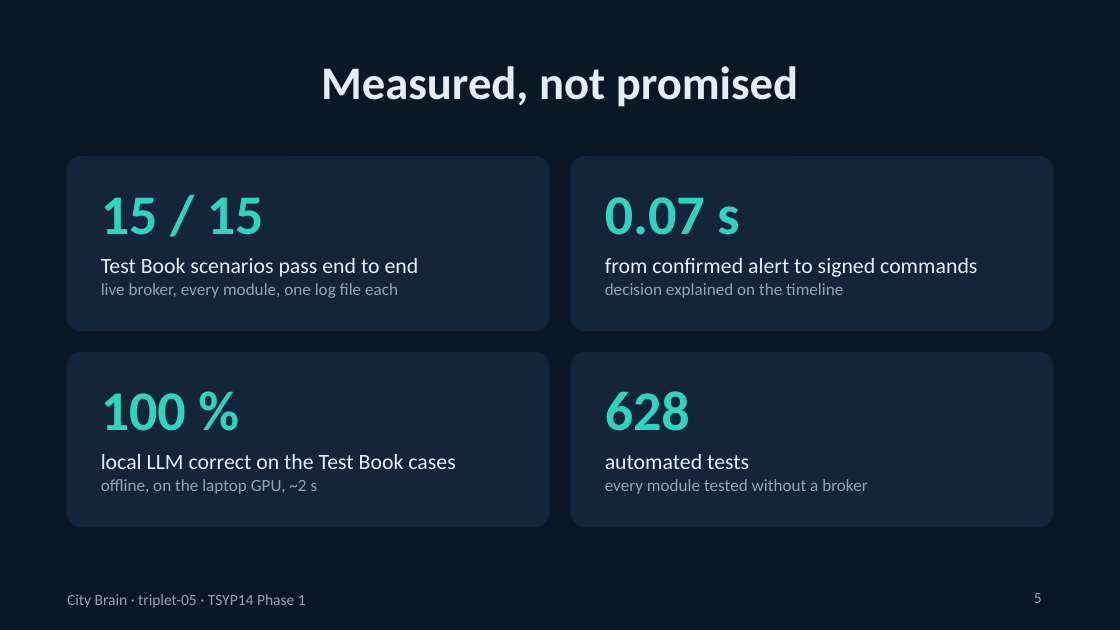
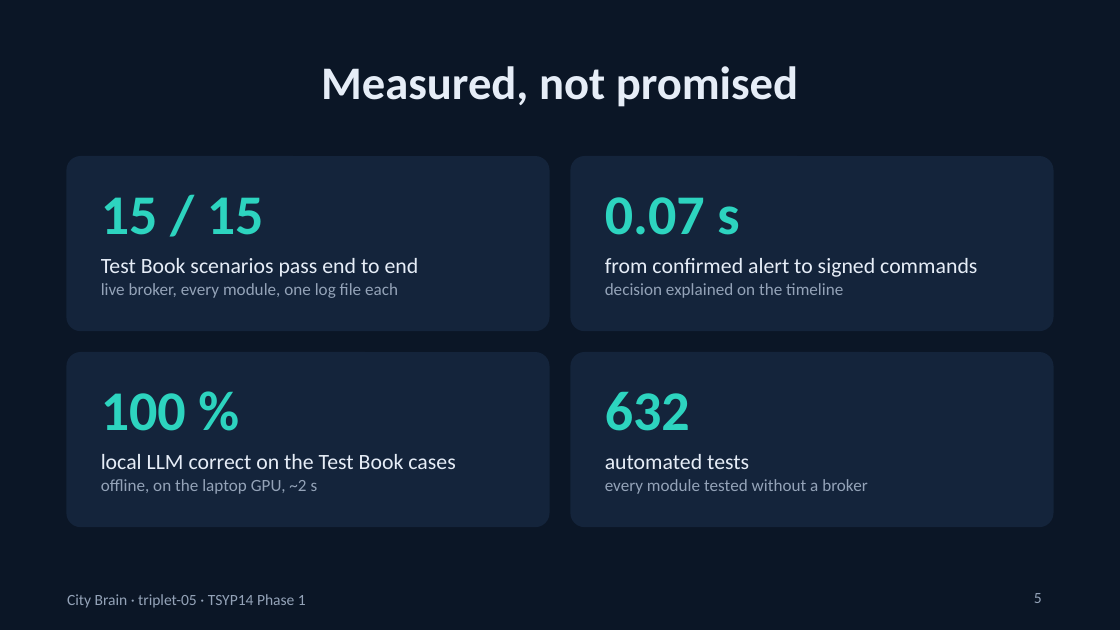
Before and after one commit to Omar-Brika/city-brain-convergence, a slide deck: slide 5 of docs/pitch/pitch.pptx. Drawn at 1120x630 pixels with LibreOffice and Linux fonts; fonts in the diff are those of the drawing. Boxes give left, top, right and bottom in pixels: in the first picture for what was removed or moved away, otherwise in the second. Text is boxed around its words. In the diff, an @@ line names an element or a change of style, - is before the commit and + after.

Commit message:
Pitch and demo script: 632 automated tests

```diff
--- a/docs/pitch/pitch.pptx
+++ b/docs/pitch/pitch.pptx
@@ text at [605,391,690,431]: text changed @@
-628
+632
```
Also in this commit, not shown: 3 other files.
